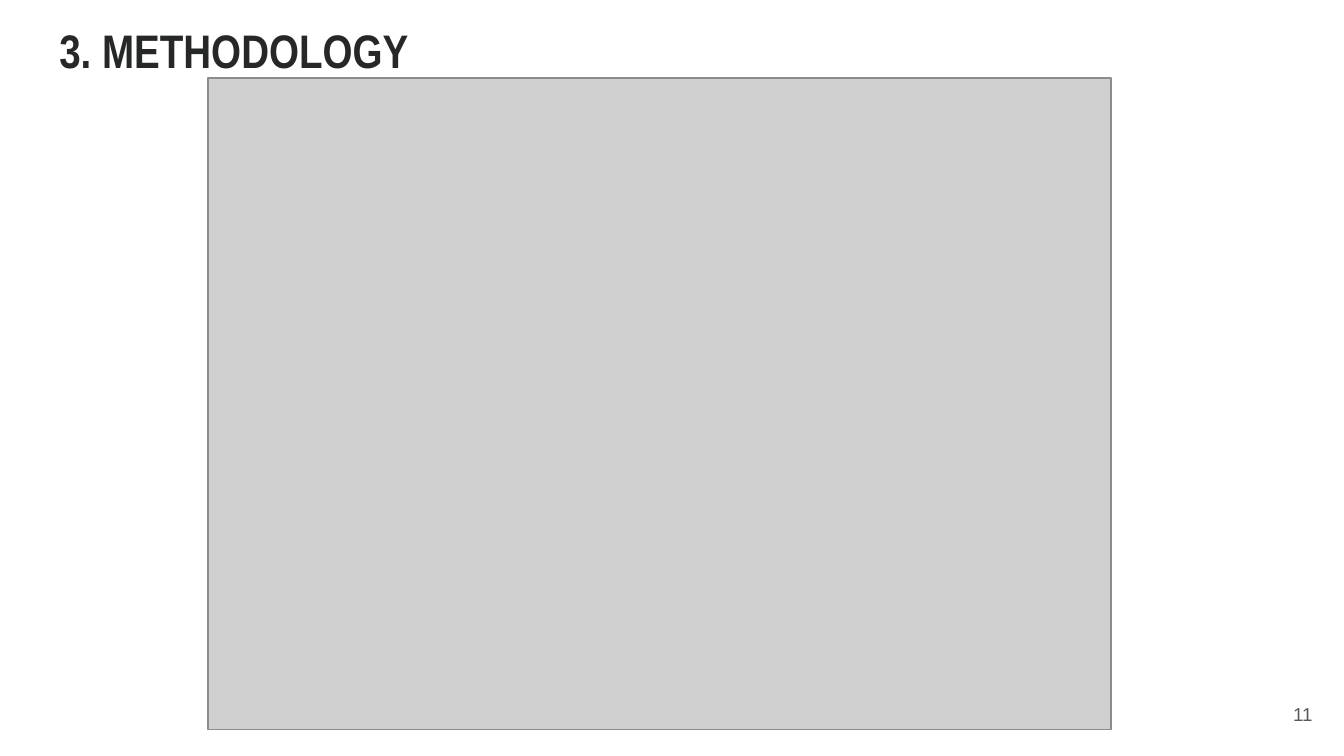
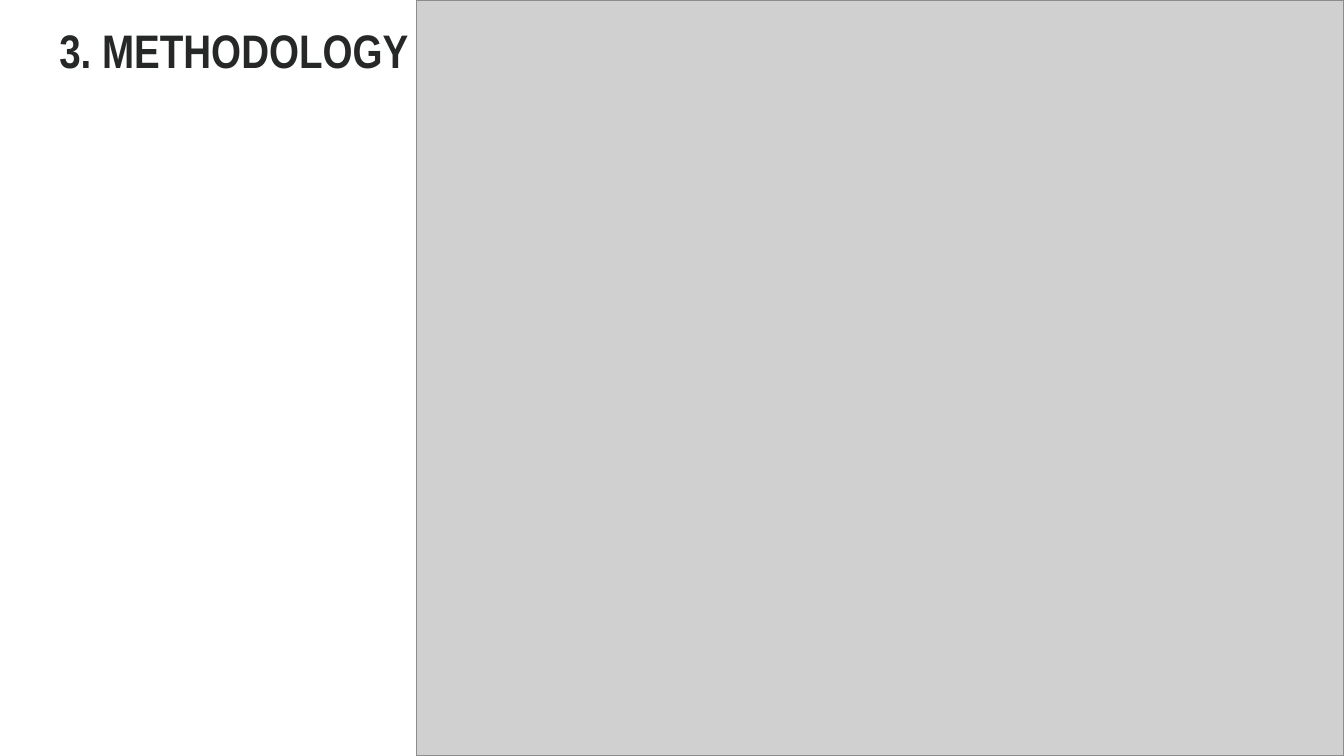
Before and after one commit to archx64/cxr-diff-vqa, a slide deck: slide 11 of st124974-Proposal.pptx. Drawn at 1344x756 pixels with LibreOffice and Linux fonts; fonts in the diff are those of the drawing; grey boxes stand for pictures. Boxes give left, top, right and bottom in pixels: in the first picture for what was removed or moved away, otherwise in the second. Text is boxed around its words. In the diff, an @@ line names an element or a change of style, - is before the commit and + after.

```diff
--- a/st124974-Proposal.pptx
+++ b/st124974-Proposal.pptx
@@ picture: place and size @@
-picture at [208, 78, 1111, 730]
+picture at [417, 0, 1344, 755]
@@ page number removed at [1293, 708, 1312, 721] @@
-11
```
Also in this commit, not shown: 17 other slides changed, 12 slides added, 23 other files.
